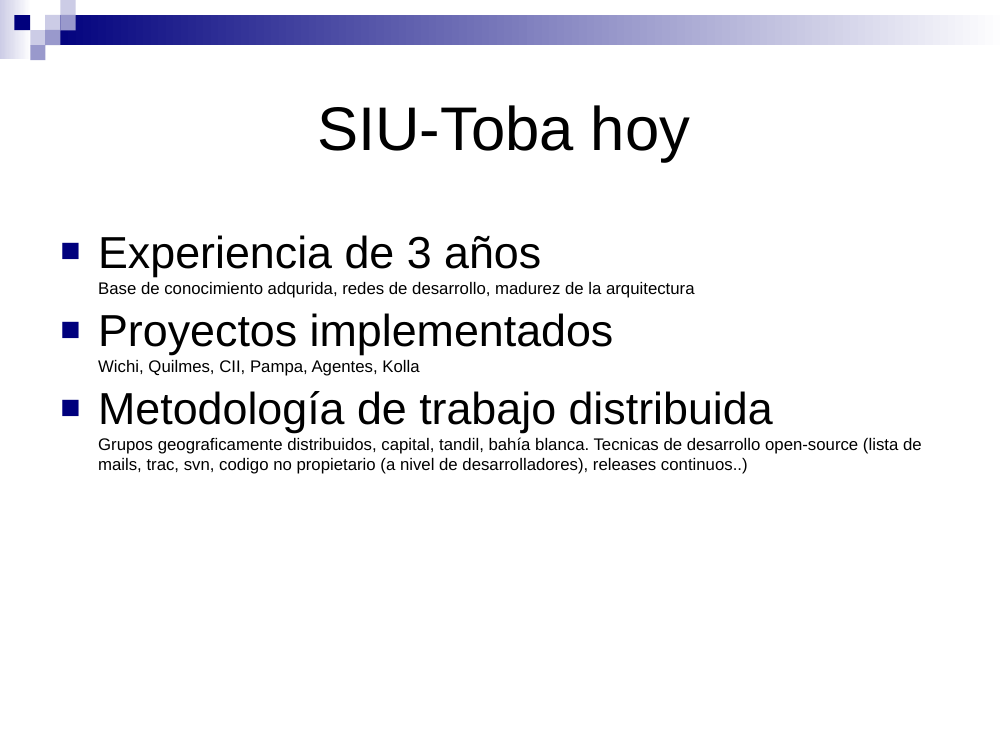
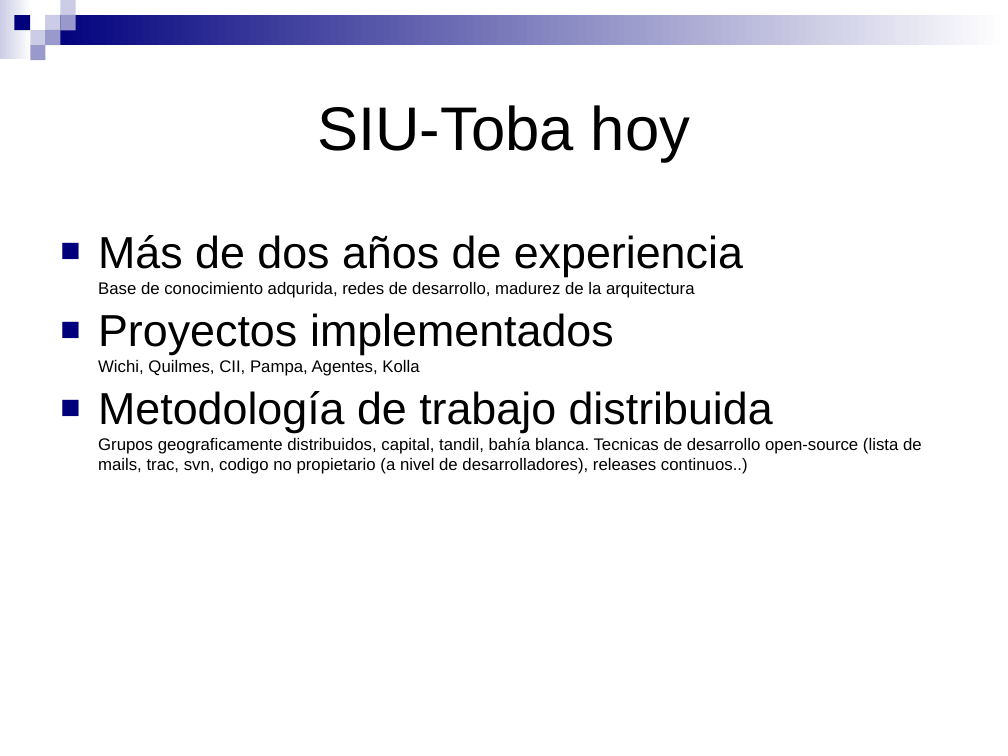
Before and after one commit to SIU-Toba/framework, a slide deck: slide 8 of doc/presentacion/Jornadas JAIIO.ppt. Drawn at 1008x756 pixels with LibreOffice and Linux fonts; fonts in the diff are those of the drawing. Boxes give left, top, right and bottom in pixels: in the first picture for what was removed or moved away, otherwise in the second. Text is boxed around its words. In the diff, an @@ line names an element or a change of style, - is before the commit and + after.

```diff
--- a/doc/presentacion/Jornadas JAIIO.ppt
+++ b/doc/presentacion/Jornadas JAIIO.ppt
@@ text at (98,235,743,298): text changed @@
-■ Experiencia de 3 años
-  Base de conocimiento adqurida, redes de desarrollo, madurez de la arquitectura
+■ Más de dos años de experiencia
+  Base de conocimiento adqurida, redes de desarrollo, madurez de la arquitectura
```
Also in this commit, not shown: 4 other slides changed, 8 other files.
